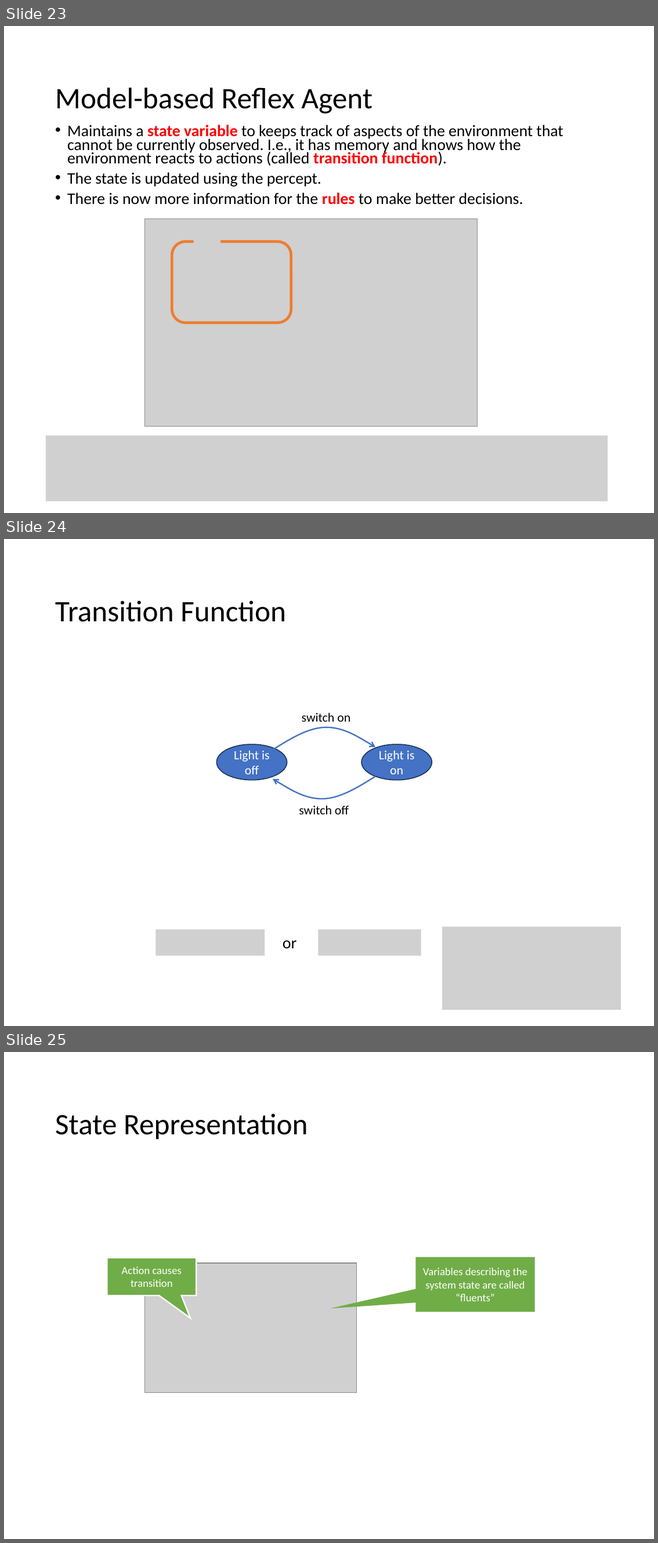
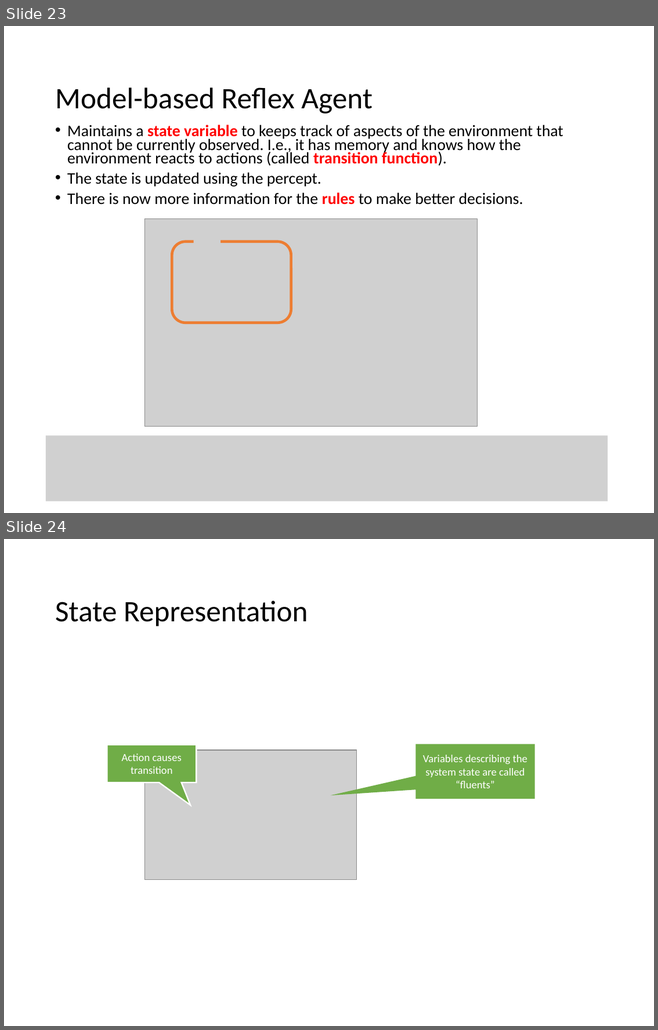
Before and after one commit to mhahsler/CS7320-AI, a slide deck: slides/02_agents.pptx. Shown one above the other, each under a label of ours: slides 23, 24 and 25 before the commit, slides 23 and 24 after it. The pictures are 658x1543 and 658x1030 pixels, drawn with LibreOffice and Linux fonts; fonts in the diff are those of the drawing; grey boxes stand for pictures. Boxes give left, top, right and bottom in pixels: in the first picture for what was removed or moved away, otherwise in the second. Text is boxed around its words. In the diff, an @@ line names an element or a change of style, - is before the commit and + after.

```diff
--- a/slides/02_agents.pptx
+++ b/slides/02_agents.pptx
@@ slide 24 removed at [4,539,654,1026], background #FFFFFF @@
@@ title removed at [55,600,286,622] @@
-Transition Function
@@ freeform shape removed at [273,727,376,750] @@
@@ text removed at [302,713,350,722] @@
-switch on
@@ ellipse removed at [216,744,286,780] @@
-Light is off
@@ ellipse removed at [361,744,431,780] @@
-Light is on
@@ freeform shape removed at [273,777,376,799] @@
@@ text removed at [299,806,349,815] @@
-switch off
@@ picture removed at [155,929,264,955] @@
@@ picture removed at [318,929,420,955] @@
@@ picture removed at [442,927,621,1010] @@
@@ text removed at [282,940,296,948] @@
-or
@@ what was slide 25 is now slide 24 @@
```
Also in this commit, not shown: 2 slides changed, 1 slide added, 1 other file.
